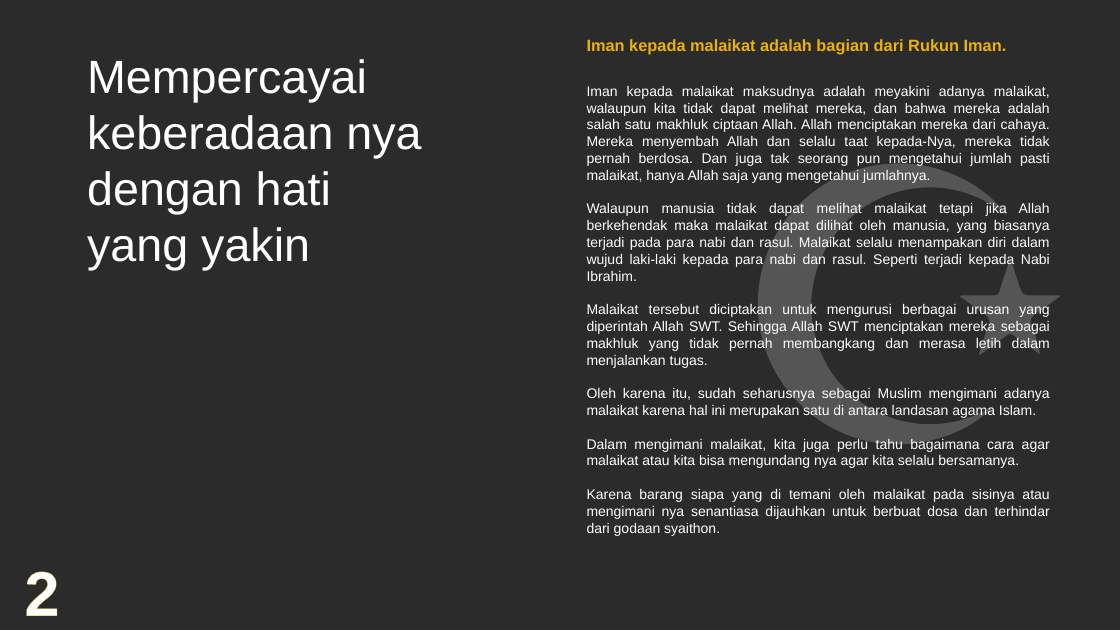
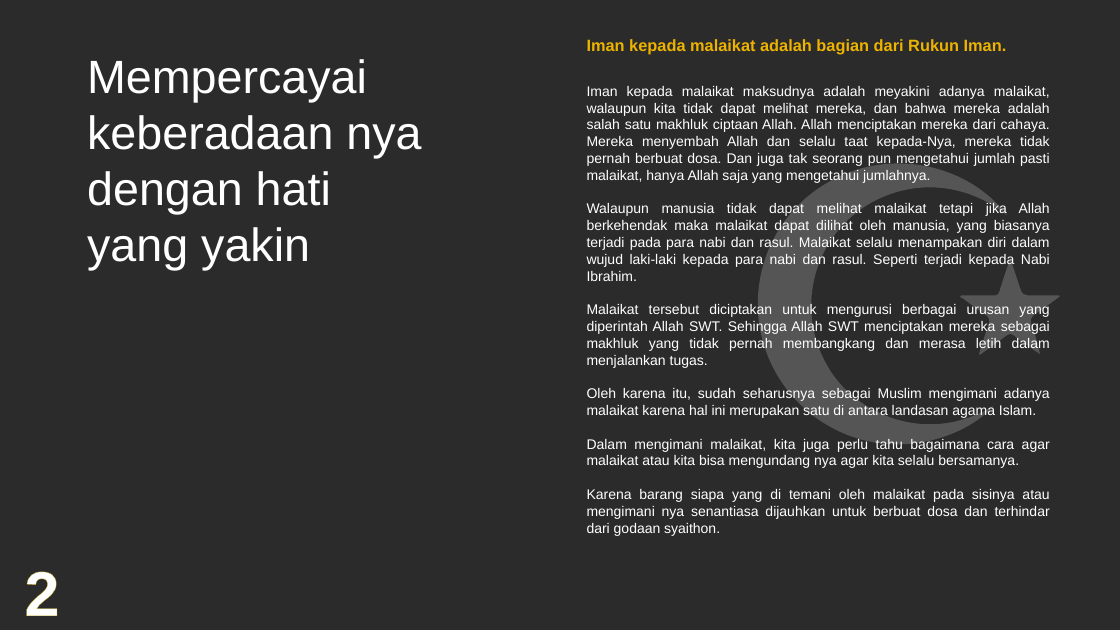
Before and after one commit to adnanerlansyah403/Tugas-Pendidikan-Agama, a slide deck: slide 5 of Presentasi Pendidikan Agama.pptx. Drawn at 1120x630 pixels with LibreOffice and Linux fonts; fonts in the diff are those of the drawing; background and template pictures are left out; a plain dark background stands for a picture behind light text. Boxes give left, top, right and bottom in pixels: in the first picture for what was removed or moved away, otherwise in the second. Text is boxed around its words. In the diff, an @@ line names an element or a change of style, - is before the commit and + after.

Commit message:
update ppt

```diff
--- a/Presentasi Pendidikan Agama.pptx
+++ b/Presentasi Pendidikan Agama.pptx
@@ text at [587, 86, 1050, 183]: text changed @@
-Iman kepada malaikat maksudnya adalah meyakini adanya malaikat, walaupun kita tidak dapat melihat mereka, dan bahwa mereka adalah salah satu makhluk ciptaan Allah. Allah menciptakan mereka dari cahaya. Mereka menyembah Allah dan selalu taat kepada-Nya, mereka tidak pernah berdosa. Dan juga tak seorang pun mengetahui jumlah pasti malaikat, hanya Allah saja yang mengetahui jumlahnya.
+Iman kepada malaikat maksudnya adalah meyakini adanya malaikat, walaupun kita tidak dapat melihat mereka, dan bahwa mereka adalah salah satu makhluk ciptaan Allah. Allah menciptakan mereka dari cahaya. Mereka menyembah Allah dan selalu taat kepada-Nya, mereka tidak pernah berbuat dosa. Dan juga tak seorang pun mengetahui jumlah pasti malaikat, hanya Allah saja yang mengetahui jumlahnya.
```
Also in this commit, not shown: 1 other slide changed.
